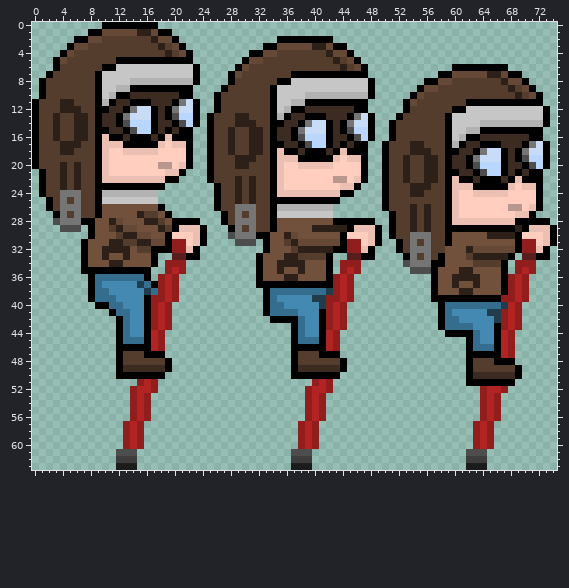
Sprite sheet -- GGGG/pogo_character5.png. This is how it looked before the edit.
The file is 75x64 pixels.
The result:
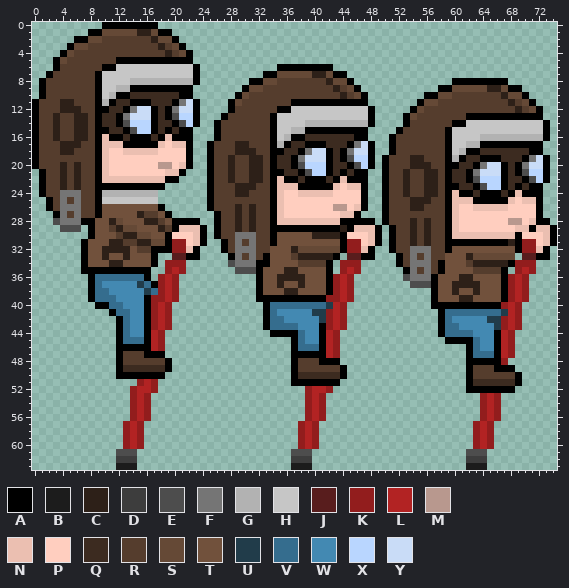
Palette (. is transparent): A #000000  B #1c1c1c  C #2d2018  D #3d3d3d  E #4d4d4d  F #757575  G #b2b2b2  H #c6c6c6  J #581d1d  K #921d1d  L #b22323  M #b8988e  N #ebbfb1  P #ffcebf  Q #3c2b20  R #553d2d  S #654936  T #71513c  U #213c4a  V #356d8e  W #4389b2  X #b9d6ff  Y #c9dcf7
Message: Change char jump animation
The edit:
Changed rows in their new state; - is an unchanged pixel.
first column x 25:
 2 ----------........-------------------------------
 3 --------............-----------------------------
 4 ------...............----------------------------
 5 -----.................---------------------------
 6 ----......AAAAAAAA.....------------........------
 7 ---.....AASSSSSCCS--...----------............----
 8 ---...AASSRRRRRRRCSSA...-------....AAAAAAAA...---
 9 --...ASS-RRRRRRRRRCRSA..------...AASSSSSCCSAA..--
10 -...AS---RRRRRRRRRRCRSA.-----..AASS-------CSSA..-
11 -..AS----RRRAA--------------..ASS----RRRRRRCRS-.-
12 -..A-----RAAHHHHHHHHHHHA----.AS----RRRRRRRRRCRSA.
13 ..A-RR----HHHHHHHHHHHHH----.AS----RRRAAAAAAAAAAA.
14 .A--RRR---HHHHGGGGGGGGG---..A-----RAA--HHHHHHHHH-
15 .A-R--RR--HHGGAAA-A-AAA.--.A---------HHHHHHHHHHHA
16 .A-R--RR--HG-AQQQQ--QAA.------------HHHGGGGGGGGGA
17 ---RCCRR--GA-QAAAQ-QAFYA-.A--RR----HHGG---AAA-AA.
18 ---RCC-R--AQQAFYYAQAFYYA-.A--RRR---HGA-QQQQ-QQAA.
19 ---CRR-C--QQAFYYY-QAEXXA----RCCRR--GAQQAAAQ-QAFY-
20 ---CRRCC--QQAEXXXAQQAEXA----RCC-R--A-QAFYY--AFYY-
21 ---C--CC--AQQAEXXAQAQA-------------Q-AFYYY---EXXA
22 ---CR--C---AAQAAAQANAA-------------QQ-EXXXAQQ-EXA
23 AR---C-----NNAAAAANP-NA-----CRR-C--AQQ-EXX-QAQA--
24 AR---CR----PP-----PPPPA-----CRRCC---AAQAAAQANAA--
25 AR--R-R---NPPPPPPPPPPPA------CCC----NNAAAAAN-NN--
26 AR--CRC---NPPPPPPPMMPNA-------CR------NNNNNPP-P--
27 -AR-C-C---NPPPPPPPPNNA---AR--R-R------------PPPA-
28 -AR-CRC---NNNNNNNNN------AR---------PPPPPPPMMPN--
29 -ARRC-C---AAAAAAAAA----------------NPPPPPPPPNNA--
30 -ARR---RRA-TT--CCCC----------CRC---NNNNNNNNN-----
31 --ARFRFRRA-TTTTTTTT-------AR-C-C---AAAAAAAAC-----
32 --ARFFFRR---CSSSSSS-------AR------A--TTTTTTT-----
33 ---AFRFRA--TRCCCCCA--------AR----R---CSSSSSS-----
34 ---EFFF-A-TTTRRRR----------AR---R----RCCCCCA-----
35 ----EEE---TCCT--------------AFRFRA--TTRRRR-------
36 ----------C--C--------------EFFF---T--T----------
37 --------TTCTTCTTT------------EEE----CC-----------
38 -------ATTTCCTTTTA-----------------CTTC----------
39 -------A-AAAAAAAA----------------TTTCCTTTTA------
40 -----------VVVVVVU--------------A-AAAAAAAAK------
41 ----------WWW--UU------------------VVVVVVVU------
42 --------AVVWWW--U------------------W----U--------
43 --------AVVVVW----------------------WW---U-------
44 ---------AAA---------------------AVVVVW----------
45 --------------WW------------------AAA------------
46 -------------VVV-----------------------WW--------
47 -------------AAA-LK-------------------VVV--------
48 ----------------AAA.------------------AAA-K.-----
49 -------------RRRRRR----------------------AAA.----
50 -------------QQQQQQA------------------RRRRRR-----
51 ------------AAAAAAA-------------------QQQQQQA----
52 -------------------------------------AAAAAAA-----
Pixel boxes of the changes (left, top, right, bottom) in both pictures:
changed: (207, 36, 550, 393)
